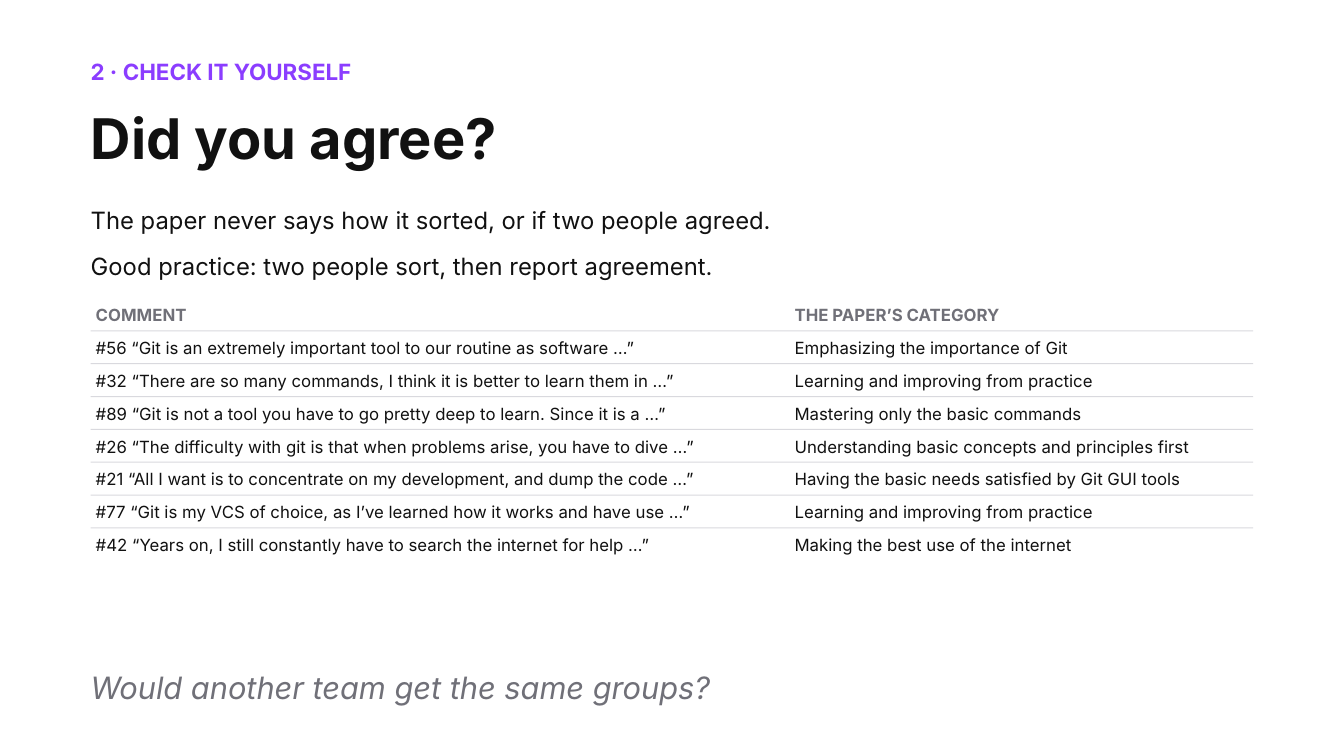
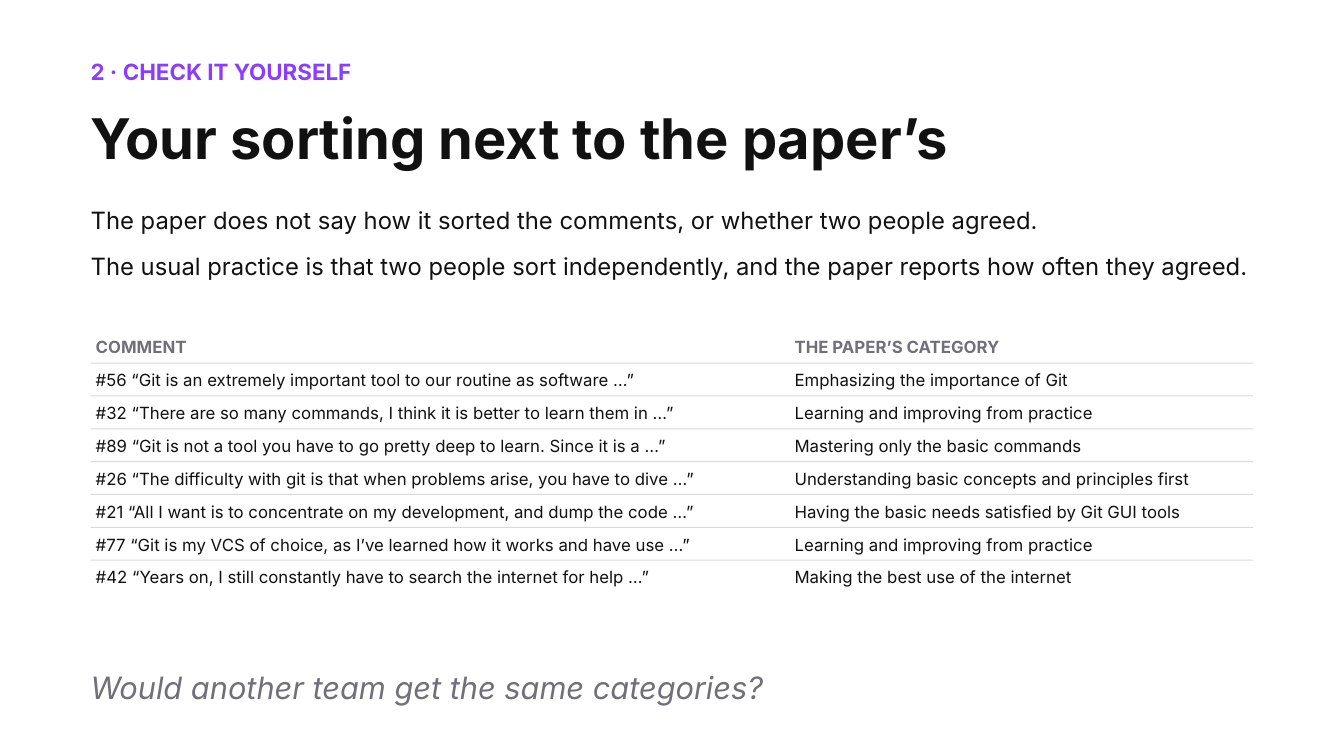
Before and after one commit to shubham3-ucb/cs294-pl, a slide deck: slide 10 of slides/thursday_app.pptx (slide 14 before the commit). Drawn at 1344x756 pixels with LibreOffice and Linux fonts; fonts in the diff are those of the drawing. Boxes give left, top, right and bottom in pixels: in the first picture for what was removed or moved away, otherwise in the second. Text is boxed around its words. In the diff, an @@ line names an element or a change of style, - is before the commit and + after.

```diff
--- a/slides/thursday_app.pptx
+++ b/slides/thursday_app.pptx
@@ text at bbox=[91, 116, 947, 171]: text changed @@
-Did you agree?
+Your sorting next to the paper’s
@@ text at bbox=[91, 211, 1247, 280]: text changed @@
-The paper never says how it sorted, or if two people agreed.
-Good practice: two people sort, then report agreement.
+The paper does not say how it sorted the comments, or whether two people agreed.
+The usual practice is that two people sort independently, and the paper reports how often they agreed.
@@ 6 texts: place and size @@
-6 texts at bbox=[96, 308, 1081, 555]
+6 texts at bbox=[96, 340, 1081, 588]
@@ 10 texts: place and size @@
-10 texts at bbox=[96, 341, 1189, 522]
+10 texts at bbox=[96, 373, 1189, 555]
@@ rectangle: place and size @@
-rectangle at bbox=[91, 331, 1253, 332]
+rectangle at bbox=[91, 560, 1253, 561]
@@ text at bbox=[91, 676, 763, 705]: text changed @@
-Would another team get the same groups?
+Would another team get the same categories?
```
Also in this commit, not shown: 17 other slides changed, 1 slide added, 5 slides removed, 30 other files.
